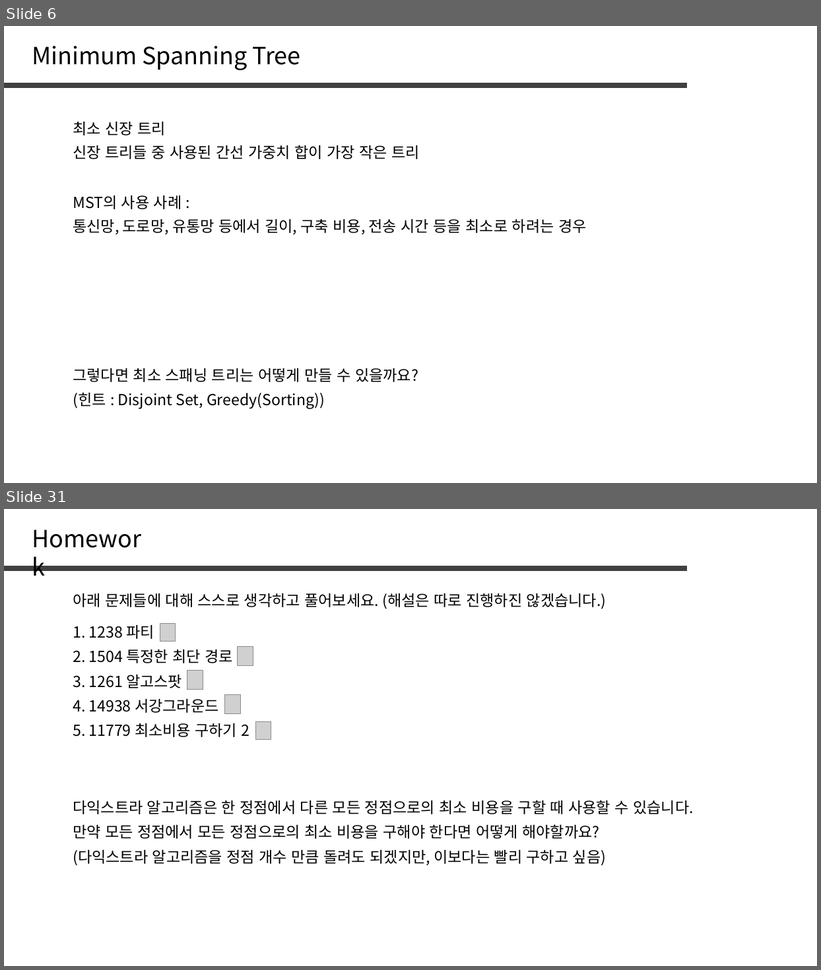
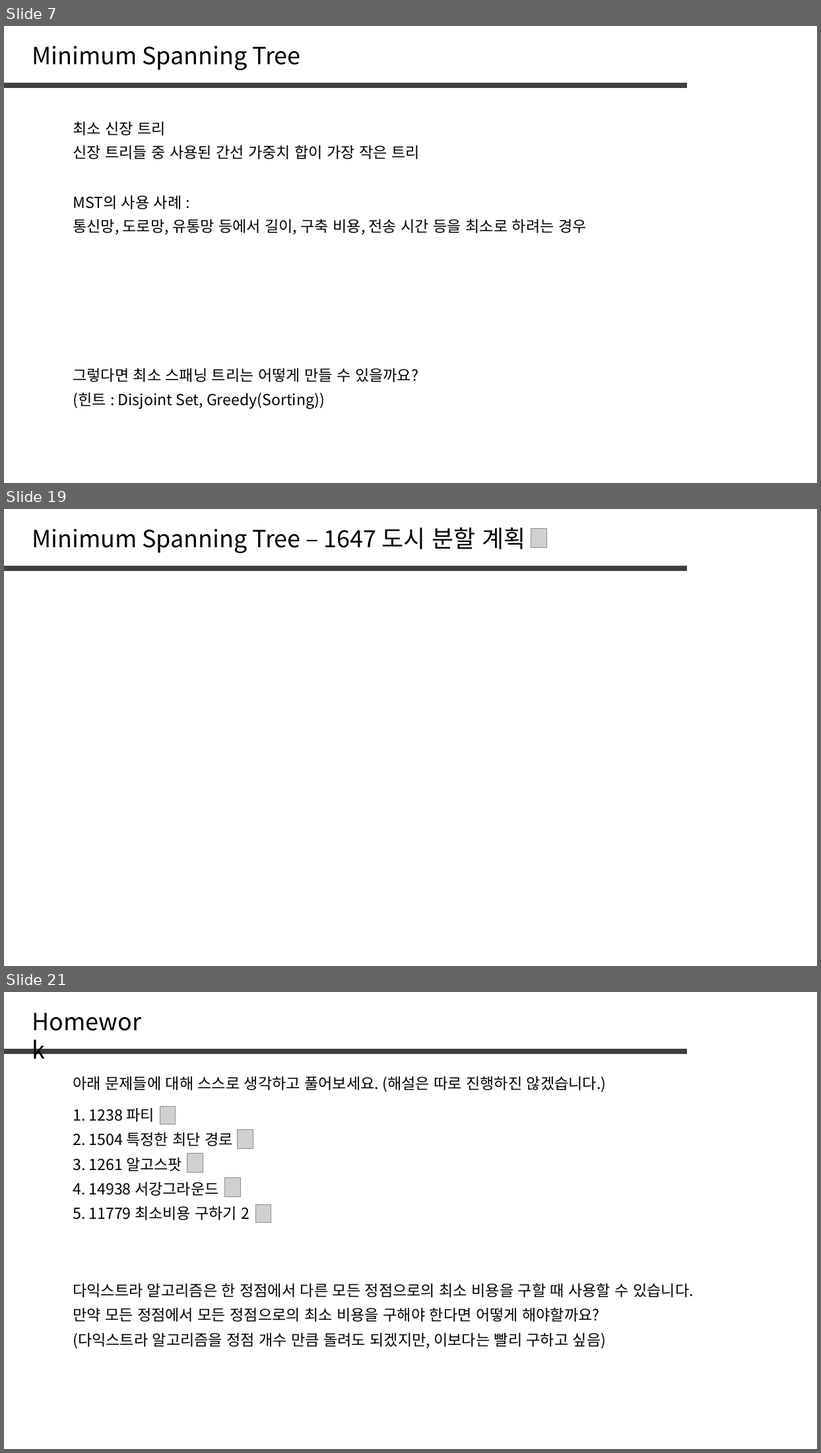
Before and after one commit to jaehoo1/PS-study, a slide deck: study/14_Minimum Spanning Tree, Kruskal.pptx. Shown one above the other, each under a label of ours: slides 6 and 31 before the commit, slides 7, 19 and 21 after it; the slides between them are not shown. The pictures are 821x970 and 821x1453 pixels, drawn with LibreOffice and Linux fonts; fonts in the diff are those of the drawing; grey boxes stand for pictures. Boxes give left, top, right and bottom in pixels: in the first picture for what was removed or moved away, otherwise in the second. Text is boxed around its words. In the diff, an @@ line names an element or a change of style, - is before the commit and + after.

```diff
--- a/study/14_Minimum Spanning Tree, Kruskal.pptx
+++ b/study/14_Minimum Spanning Tree, Kruskal.pptx
@@ slide 19 added at bbox=[4, 509, 817, 966], background #FFFFFF @@
@@ text added at bbox=[32, 527, 526, 553], 28 pt, text #000000 @@
+Minimum Spanning Tree – 1647 도시 분할 계획
@@ picture added at bbox=[531, 529, 547, 547] @@
@@ line added from (4, 568) to (687, 568), #404040 6 pt @@
@@ what was slide 6 is now slide 7 @@
@@ what was slide 31 is now slide 21 @@
```
Also in this commit, not shown: 2 slides changed, 11 other slides added, 22 slides removed.
